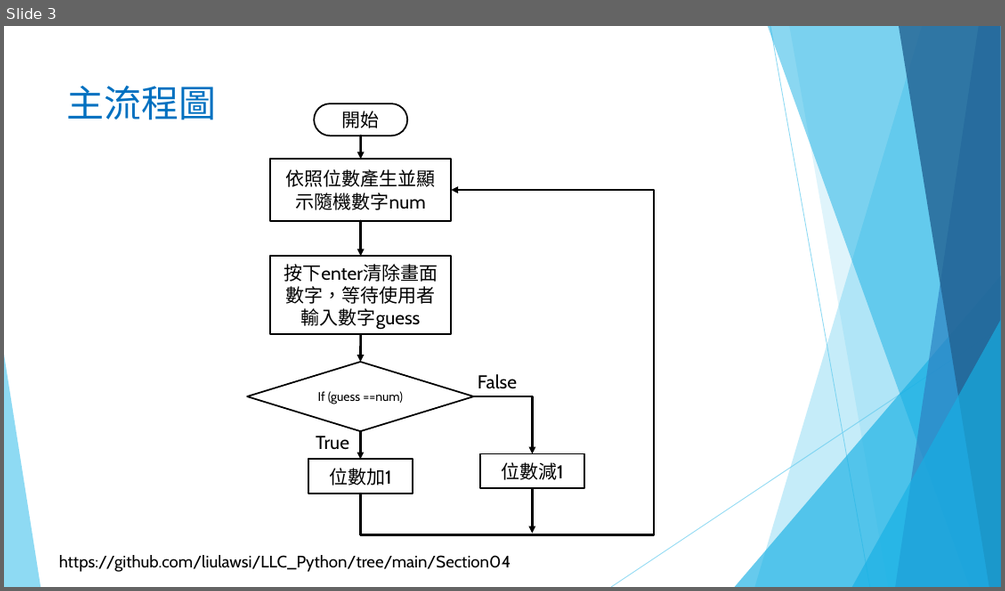
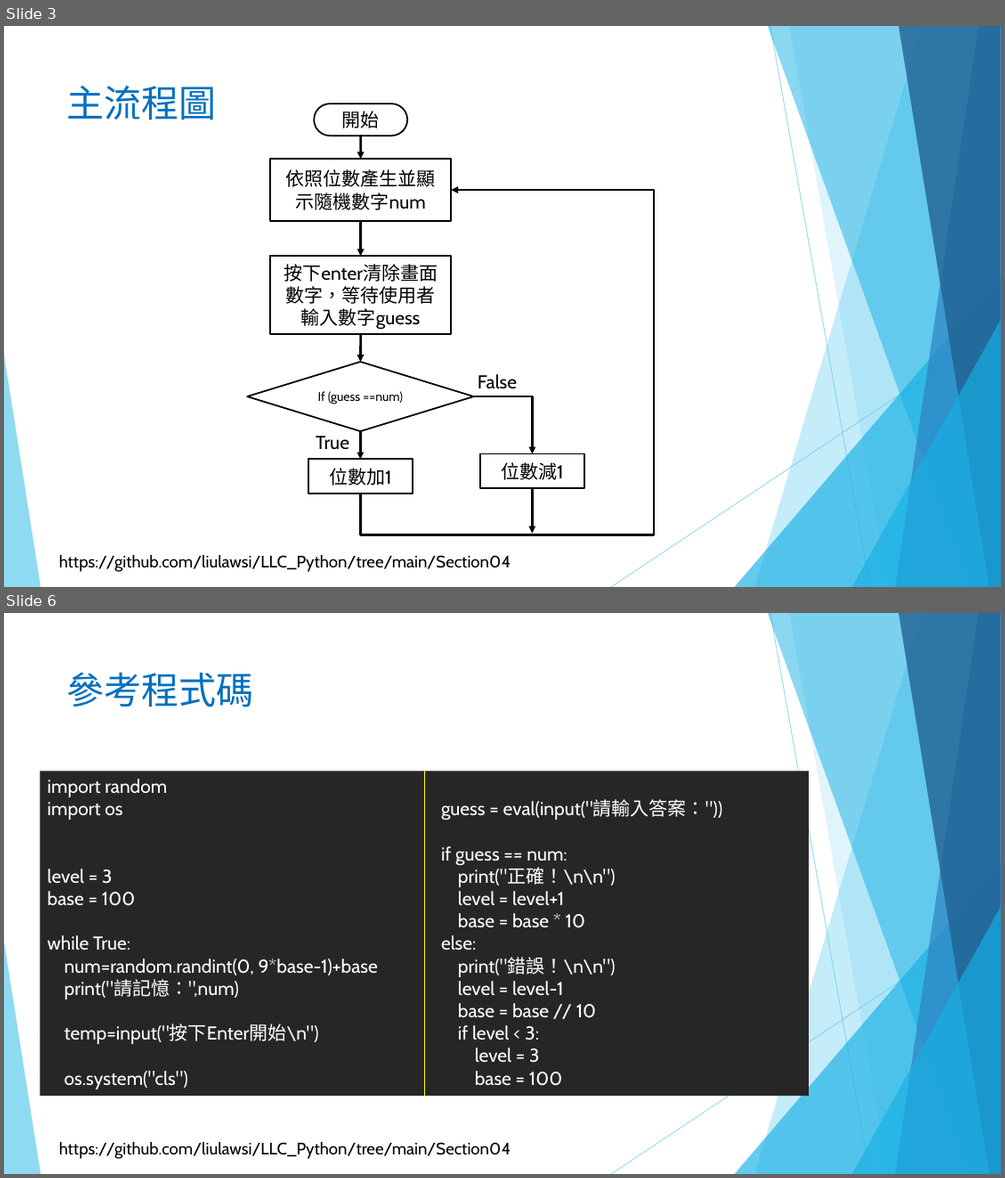
Before and after one commit to liulawsi/My_PPTs, a slide deck: LCC/Python/04c_來個小遊戲2.pptx. Shown one above the other, each under a label of ours: slide 3 before the commit, slides 3 and 6 after it; the slides between them are not shown. The pictures are 1005x591 and 1005x1178 pixels, drawn with LibreOffice and Linux fonts; fonts in the diff are those of the drawing; background and template pictures are left out. Boxes give left, top, right and bottom in pixels: in the first picture for what was removed or moved away, otherwise in the second. Text is boxed around its words. In the diff, an @@ line names an element or a change of style, - is before the commit and + after.

```diff
--- a/LCC/Python/04c_來個小遊戲2.pptx
+++ b/LCC/Python/04c_來個小遊戲2.pptx
@@ slide 6 added at (4,613,1001,1174), background #FFFFFF; not listed: 11 template elements that a slide beside it also shows @@
@@ title added at (67,672,254,707), 36 pt, text #0070C0 @@
+參考程式碼
@@ rectangle added at (40,771,809,1095), fill #262626, 18 pt, text #FFFFFF @@
+import random
+import os
+level = 3
+base = 100
+while True:
+num=random.randint(0, 9*base-1)+base
+print("請記憶：",num)
+temp=input("按下Enter開始\n")
+os.system("cls")
+guess = eval(input("請輸入答案："))
+if guess == num:
+print("正確！\n\n")
+level = level+1
+base = base * 10
+else:
+print("錯誤！\n\n")
+level = level-1
+base = base // 10
+if level < 3:
+level = 3
+base = 100
@@ line added from (424, 771) to (424, 1095), #FFFF00 1 pt @@
```
Also in this commit, not shown: 3 slides changed, 1 other slide added.
